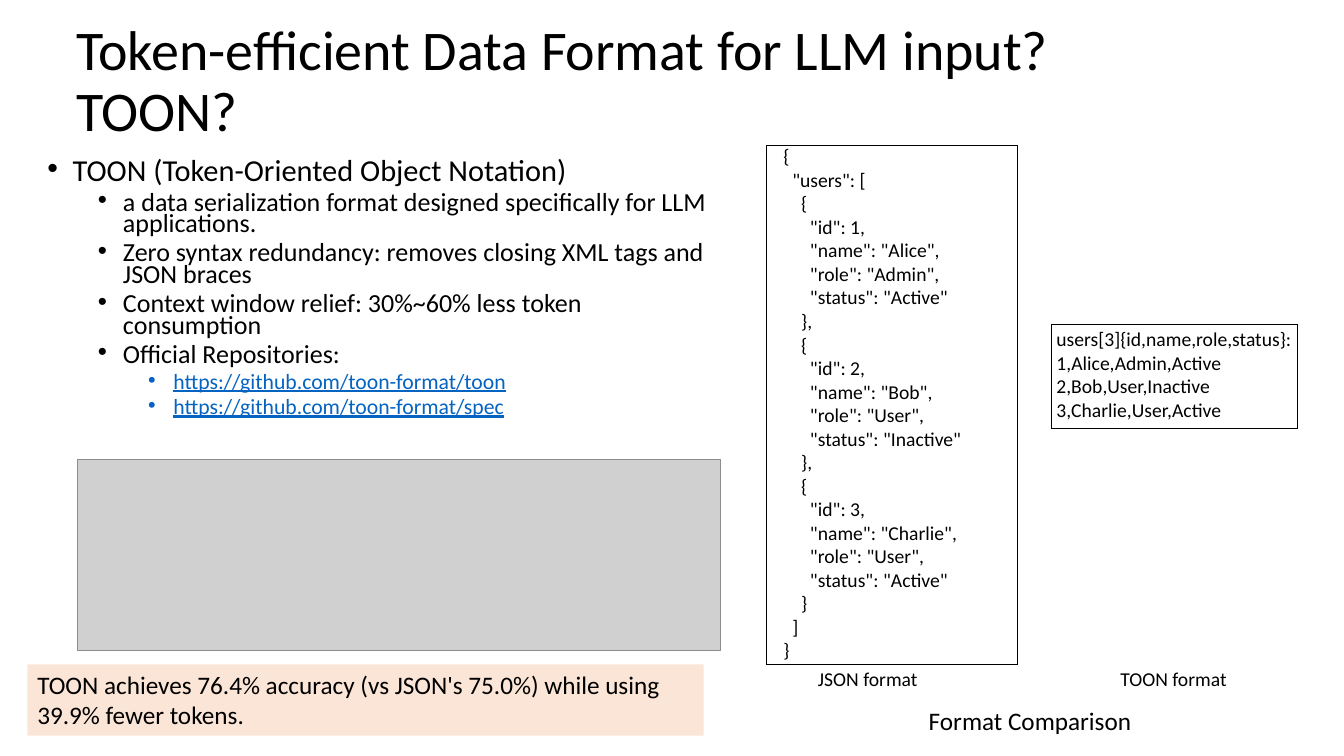
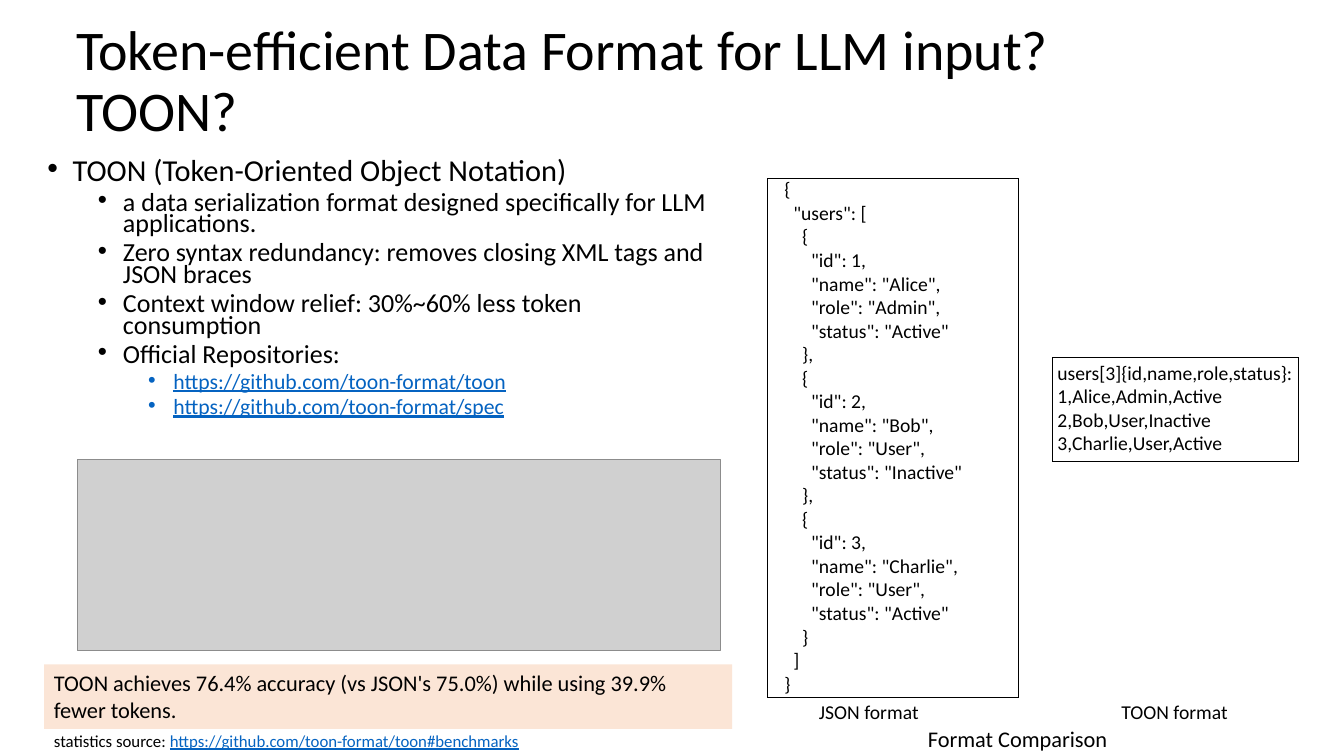
Before and after one commit to QiufangMa/AgentImpact2YANG, a slide deck: slide 18 of Side Meetings/AgentImpact2YANG.pptx. Drawn at 1344x756 pixels with LibreOffice and Linux fonts; fonts in the diff are those of the drawing; grey boxes stand for pictures. Boxes give left, top, right and bottom in pixels: in the first picture for what was removed or moved away, otherwise in the second. Text is boxed around its words. In the diff, an @@ line names an element or a change of style, - is before the commit and + after.

```diff
--- a/Side Meetings/AgentImpact2YANG.pptx
+++ b/Side Meetings/AgentImpact2YANG.pptx
@@ 4 texts, 2 rectangles: place and size @@
-4 texts, 2 rectangles at bbox=[766, 146, 1298, 686]
+4 texts, 2 rectangles at bbox=[767, 179, 1299, 719]
@@ rectangle "TOON achieves 76.4% accuracy (vs ...": place and size @@
-rectangle "TOON achieves 76.4% accuracy (vs ..." at bbox=[27, 664, 704, 736]
+rectangle "TOON achieves 76.4% accuracy (vs ..." at bbox=[44, 664, 733, 729]
@@ rectangle "TOON achieves 76.4% accuracy (vs ..." at bbox=[44, 664, 733, 729]: size 18 to 16 pt @@
@@ text added at bbox=[54, 735, 519, 750], 12 pt, text #0563C1, underline @@
+statistics source: https://github.com/toon-format/toon#benchmarks
@@ text "Format Comparison" at bbox=[928, 731, 1107, 751]: size 18 to 16 pt @@
@@ text "Format Comparison": place and size @@
-text "Format Comparison" at bbox=[929, 712, 1131, 734]
+text "Format Comparison" at bbox=[928, 731, 1107, 751]
```
Also in this commit, not shown: 1 other slide changed, 1 other file.
